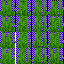
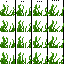
The second 64×64 image is a revision of the first. Changes to its layers:
hid "seagrass final 23" over [0, 0, 16, 64]
hid group "Tall Seagrass 16x304" (4 layers) over [1, 0, 63, 64]
hid "16x #1", moved it above "1 Block Seagrass (18)" over [0, 0, 63, 64]
showed group "1 Block Seagrass (18)" (5 layers) over [0, 0, 63, 64]
hid "64x" over [0, 0, 63, 64]
